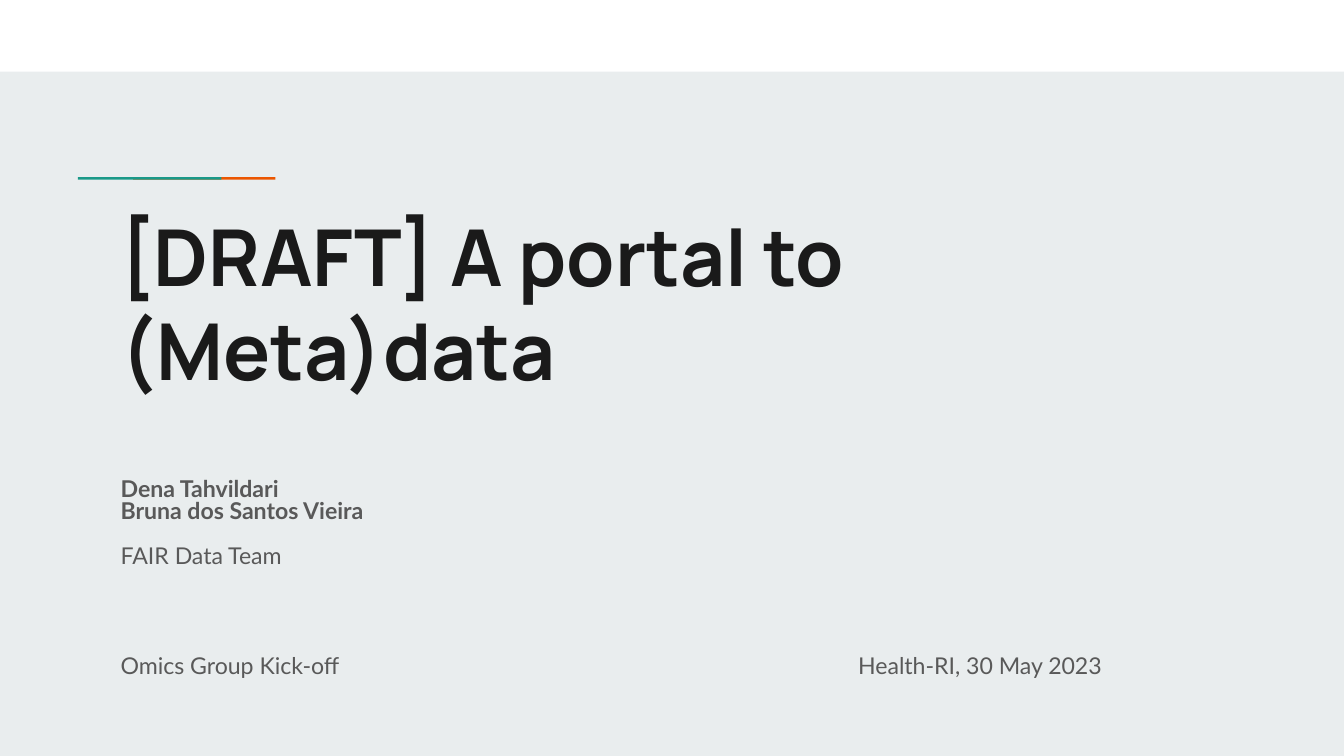
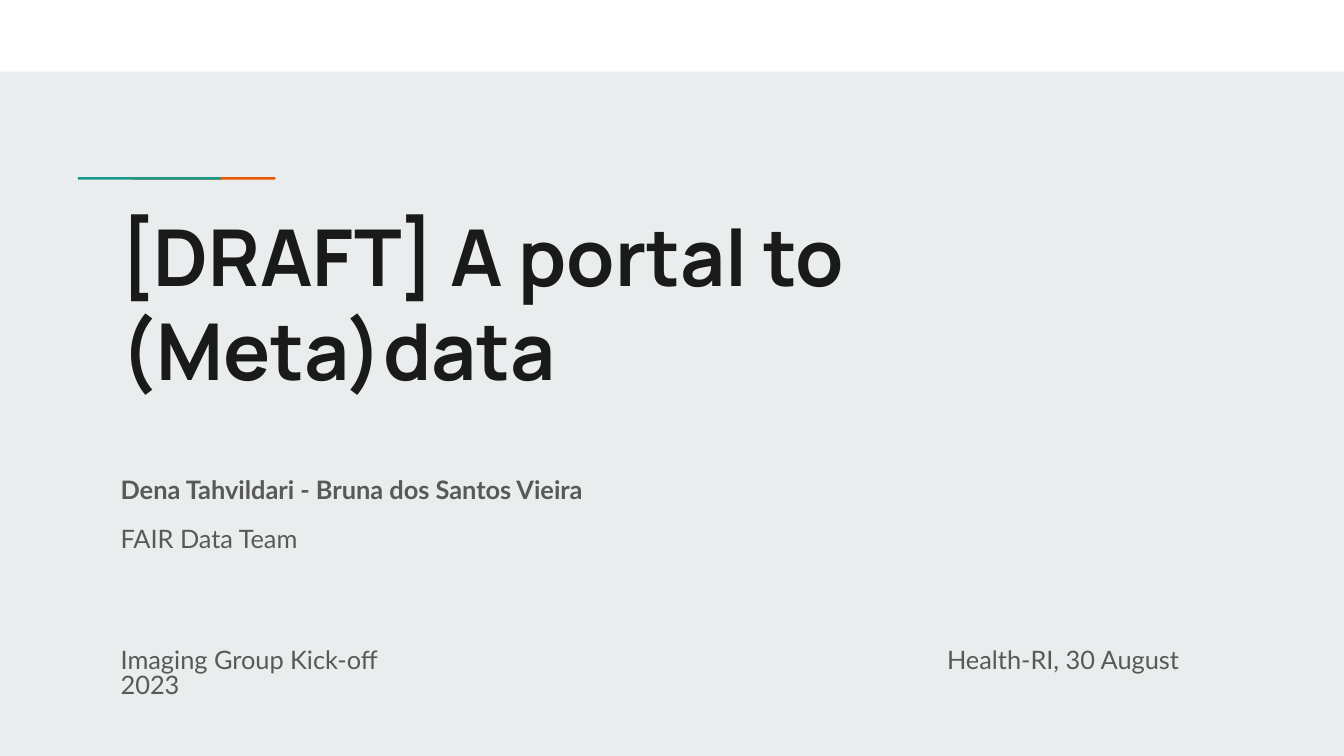
Before and after one commit to Health-RI/health-ri-metadata, a slide deck: slide 1 of Presentations/[DRAFT]HRI_Metadata_Schema_ImagingGroup_KickOff.pptx. Drawn at 1344x756 pixels with LibreOffice and Linux fonts; fonts in the diff are those of the drawing. Boxes give left, top, right and bottom in pixels: in the first picture for what was removed or moved away, otherwise in the second. Text is boxed around its words. In the diff, an @@ line names an element or a change of style, - is before the commit and + after.

```diff
--- a/Presentations/[DRAFT]HRI_Metadata_Schema_ImagingGroup_KickOff.pptx
+++ b/Presentations/[DRAFT]HRI_Metadata_Schema_ImagingGroup_KickOff.pptx
@@ subtitle at bbox=[121, 480, 582, 499]: text changed; size 12.4 to 13.6 pt @@
-Dena Tahvildari
-Bruna dos Santos Vieira
+Dena Tahvildari - Bruna dos Santos Vieira
@@ subtitle at bbox=[121, 530, 298, 548]: size 12.4 to 13.6 pt in "FAIR Data Team" @@
@@ subtitle at bbox=[121, 650, 1179, 674]: text changed; size 12.4 to 13.6 pt @@
-Omics Group Kick-off Health-RI, 30 May 2023
+Imaging Group Kick-off Health-RI, 30 August 2023
```
Also in this commit, not shown: 8 other slides changed, 2 slides added.
